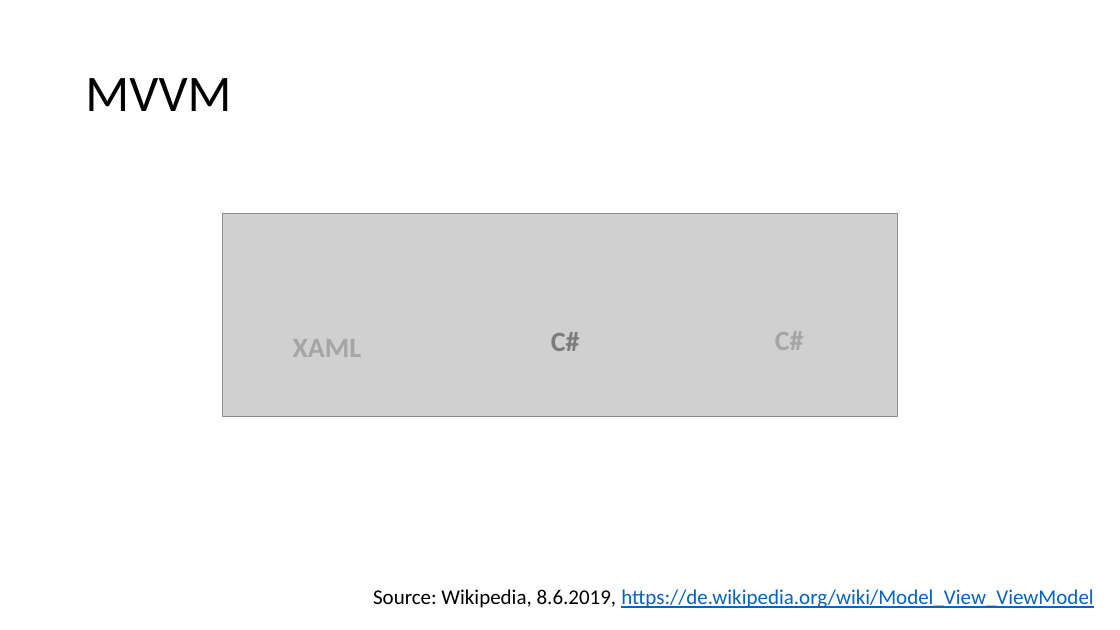
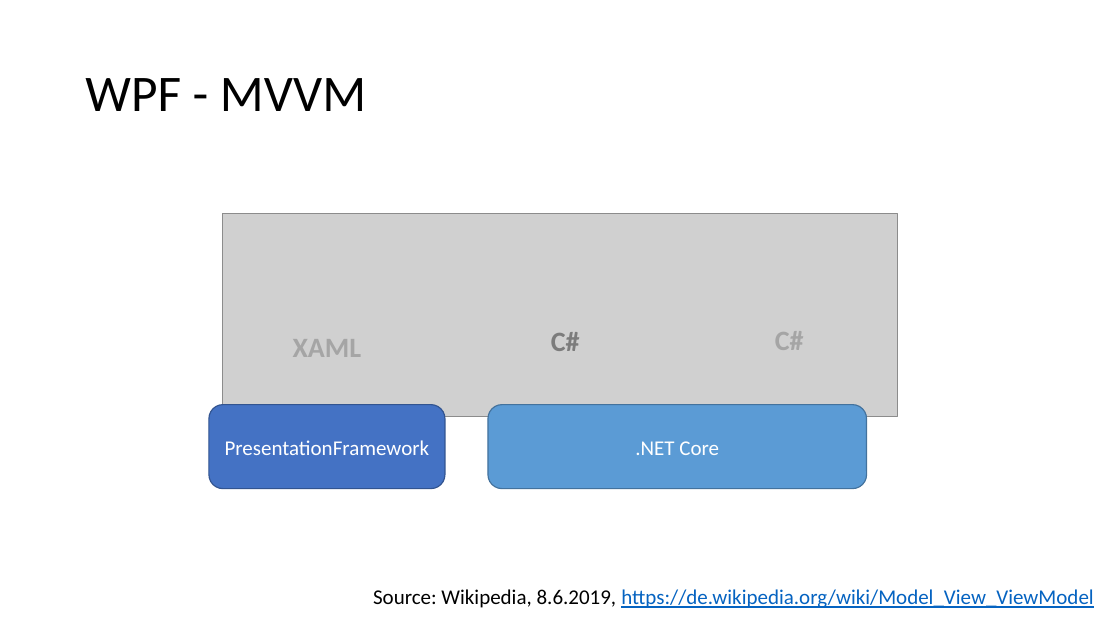
Before and after one commit to FrankPfattheicher/stonehenge.Chromely, a slide deck: slide 8 of stonehengeChromely.pptx (slide 9 before the commit). Drawn at 1120x630 pixels with LibreOffice and Linux fonts; fonts in the diff are those of the drawing; grey boxes stand for pictures. Boxes give left, top, right and bottom in pixels: in the first picture for what was removed or moved away, otherwise in the second. Text is boxed around its words. In the diff, an @@ line names an element or a change of style, - is before the commit and + after.

```diff
--- a/stonehengeChromely.pptx
+++ b/stonehengeChromely.pptx
@@ title at [85, 78, 366, 111]: text changed @@
-MVVM
+WPF - MVVM
@@ rounded rectangle added at [209, 405, 445, 489], fill #4472C4, outline #325491 1 pt, 18 pt, text #FFFFFF @@
+PresentationFramework
@@ rounded rectangle added at [488, 405, 867, 489], fill #5B9BD5, outline #43739E 1 pt, 18 pt, text #FFFFFF @@
+.NET Core
```
Also in this commit, not shown: 1 other slide changed, 18 slides added, 3 slides removed, 4 other files.
